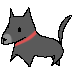
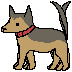
Layer changes from the first 72x72 image to the second:
removed layer "圖層 1" over [1, 7, 72, 67]
added layer "Dog1" (1st of 3) above "Dog1" over [1, 1, 69, 71]
added layer "Dog1" (2nd of 3) above "Dog1" over [1, 1, 70, 70]
added layer "Dog1" (3rd of 3) over [1, 1, 71, 71]
